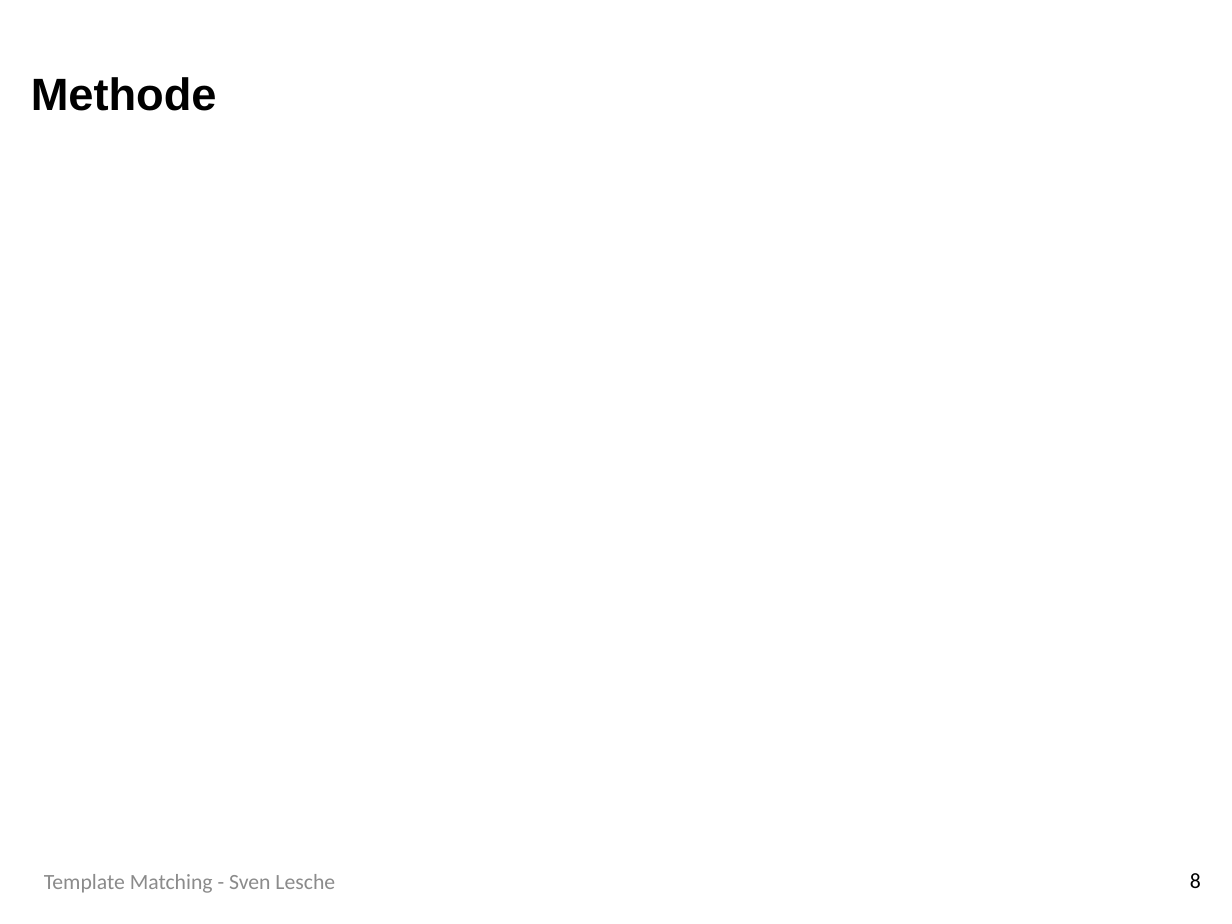
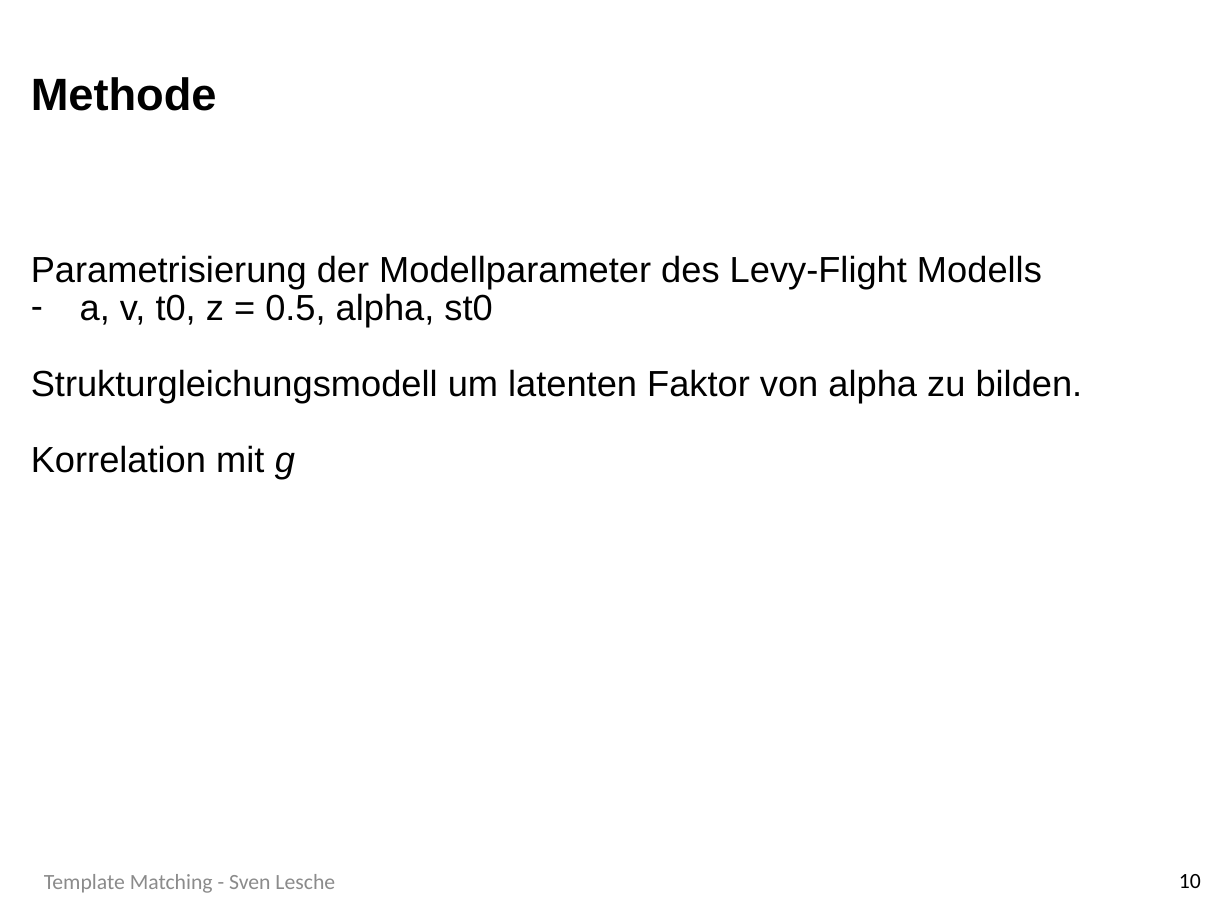
Before and after one commit to SLesche/levy-intelligence, a slide deck: slide 10 of presentations/levy_presentation.pptx (slide 8 before the commit). Drawn at 1232x924 pixels with LibreOffice and Linux fonts; fonts in the diff are those of the drawing; background and template pictures are left out. Boxes give left, top, right and bottom in pixels: in the first picture for what was removed or moved away, otherwise in the second. Text is boxed around its words. In the diff, an @@ line names an element or a change of style, - is before the commit and + after.

```diff
--- a/presentations/levy_presentation.pptx
+++ b/presentations/levy_presentation.pptx
@@ text added at <box>31,255,1083,479</box>, 20 pt, text #000000 @@
+Parametrisierung der Modellparameter des Levy-Flight Modells
+– a, v, t0, z = 0.5, alpha, st0
+Strukturgleichungsmodell um latenten Faktor von alpha zu bilden.
+Korrelation mit g
@@ page number at <box>1179,874,1201,888</box>: text changed @@
-8
+10
```
Also in this commit, not shown: 8 other slides changed, 2 slides added.
